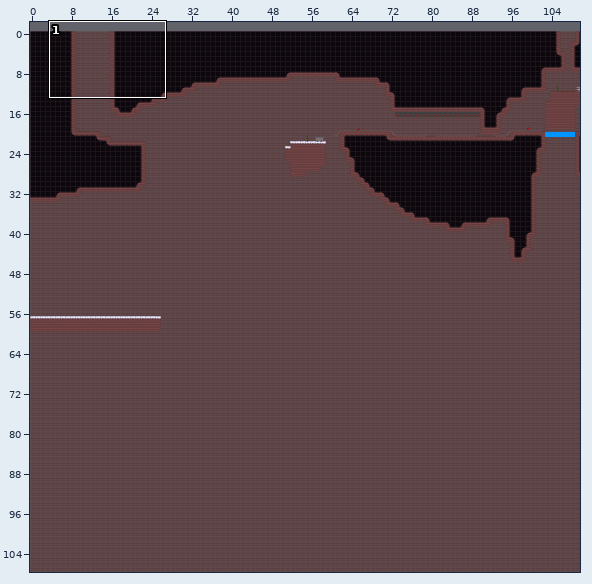
Tiled map -- Monofoxe.Demo/Monofoxe.Demo/Content/Maps/lvl2.tmx. Above: a wide view before the commit, with the close-up outlined.
Close-up. Before the commit:
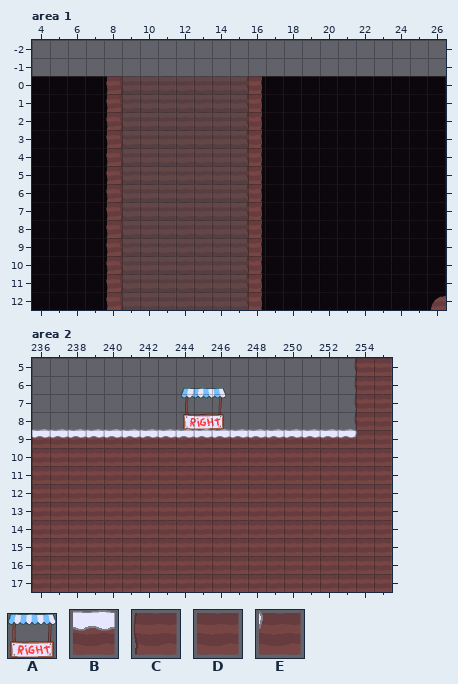
Cells are 48x48 px. Shown: area 1 x 4..26, y -2..12; area 2 x 236..255, y 5..17. The commit also changed other parts of the map, which this record leaves out.
Key: from "template_sprites": A 10 "booth"; from "test": B 1 "Solid", C 8 "Solid", D 9 "Solid", E 35 "Solid".
_ is an empty cell.
Objects are placed by their top-left corner, in cells (3,4 is the top-left corner of cell 3,4); size is 1x1 cell unless given.
Layers that did not change in this view are not listed.
Layer "Tiles" before, area 2, first column x 236:
 5 __________________CD
 6 __________________CD
 7 __________________CD
 8 __________________CD
 9 BBBBBBBBBBBBBBBBBBED
10 DDDDDDDDDDDDDDDDDDDD
11 DDDDDDDDDDDDDDDDDDDD
12 DDDDDDDDDDDDDDDDDDDD
13 DDDDDDDDDDDDDDDDDDDD
14 DDDDDDDDDDDDDDDDDDDD
15 DDDDDDDDDDDDDDDDDDDD
16 DDDDDDDDDDDDDDDDDDDD
17 DDDDDDDDDDDDDDDDDDDD
Objects on layer "ObjectsBack" before, area 2:
A "Booth" at 244.3,6.7 size 2.5x2.3
After the commit:
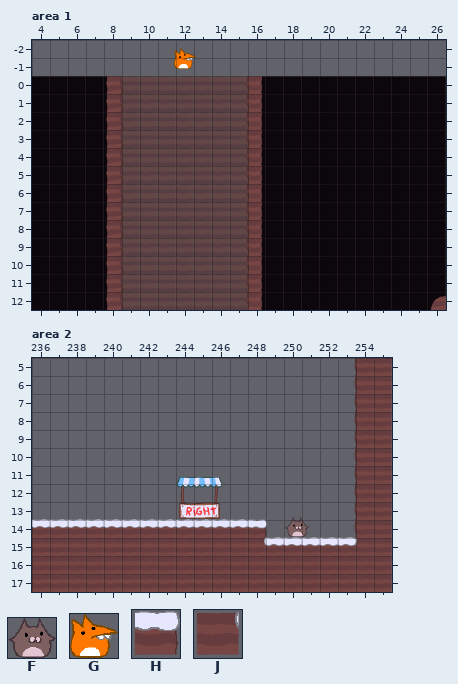
Further tiles: from "template_sprites": F 0 "gato", G 1 "player"; from "test": H 2 "Solid", J 34 "Solid".
Change:
Changed rows in their new state; . is an unchanged cell.
Layer "Objects", area 1:
added: G "Player" at 11.9,-1.6 size 1.2x1.1
Layer "ObjectsBack", area 2:
changed: A "Booth" at 244.3,6.7 size 2.5x2.3 -> A "Booth" at 244.1,11.6 size 2.5x2.3
added: F "gato" at 250.1,13.9 size 1.3x1.1
Layer "Tiles", area 2:
first column x 236:
 9 __________________C
10 __________________.
11 __________________.
12 __________________.
13 __________________.
14 BBBBBBBBBBBBH_____.
15 ............JBBBBBE
